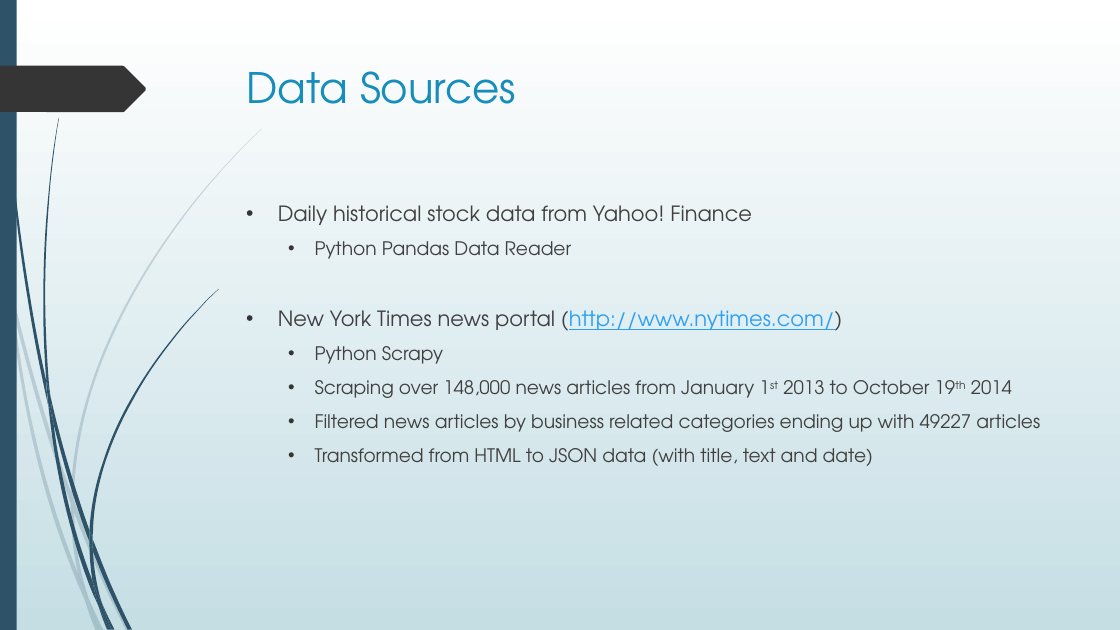
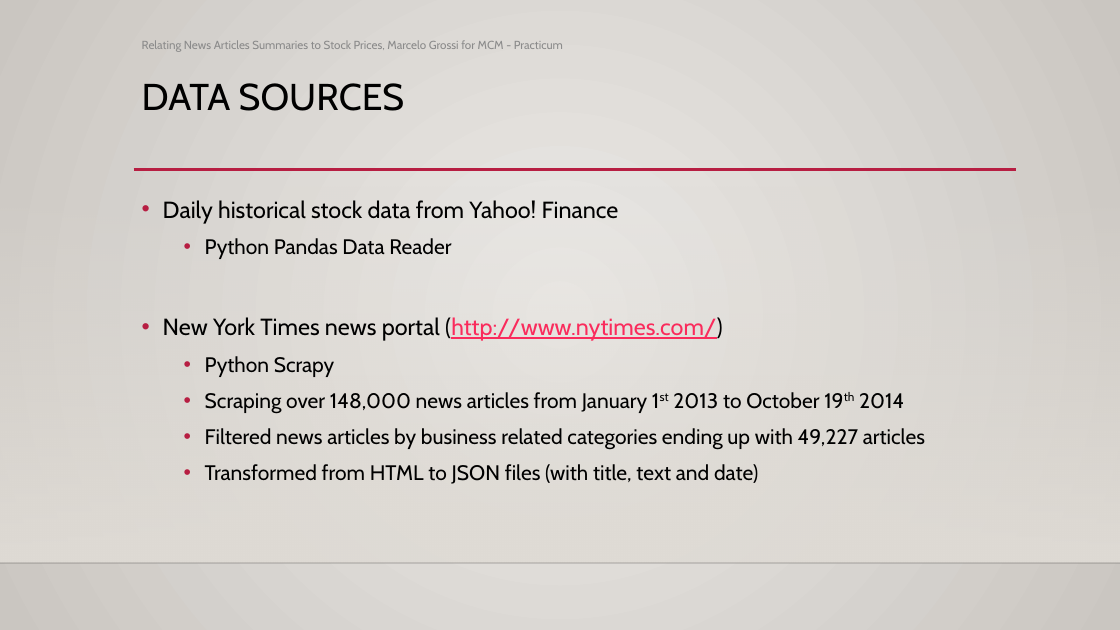
Before and after one commit to magrossi/news_n_stocks, a slide deck: slide 22 of presentation/presentation.pptx (slide 7 before the commit). Drawn at 1120x630 pixels with LibreOffice and Linux fonts; fonts in the diff are those of the drawing; background and template pictures are left out. Boxes give left, top, right and bottom in pixels: in the first picture for what was removed or moved away, otherwise in the second. Text is boxed around its words. In the diff, an @@ line names an element or a change of style, - is before the commit and + after.

```diff
--- a/presentation/presentation.pptx
+++ b/presentation/presentation.pptx
@@ background gradient #FFFFFF to #C5DEE5 to gradient #ECEAE7 to #CAC7C1 @@
@@ rectangle removed at [0,0,17,630] @@
@@ text added at [142,40,563,52], 10 pt, text #8C8C8C @@
+Relating News Articles Summaries to Stock Prices, Marcelo Grossi for MCM - Practicum
@@ freeform shape removed at [0,66,146,112] @@
@@ title at [142,83,405,111]: text changed; size 36 to 32 pt; font TeX Gyre Adventor to Cabin; text colour #178DBB to #000000 @@
-Data Sources
+DATA SOURCES
@@ line added from (134, 170) to (1017, 170), #B71E42 2.5 pt @@
@@ rectangle added at [0,186,1120,563], fill gradient #DFDBD5 @@
@@ text "Daily historical stock data from ...": place and size @@
-text "Daily historical stock data from ..." at [278,205,1040,466]
+text "Daily historical stock data from ..." at [163,200,925,484]
@@ text at [163,200,904,414]: size 18 to 20 pt in "Daily historical stock data from Yahoo! Finance", "New York Times news portal (http://www.nytimes.com/)"; font TeX Gyre Adventor to Cabin, text colour #404040 to #000000 in "Daily historical stock data from Yahoo! Finance", "Python Pandas Data Reader", "New York Times news portal (http://www.nytimes.com/)", "Python Scrapy" and 1 more places; size 16 to 18 pt in "Python Pandas Data Reader", "Python Scrapy", "Scraping over 148,000 news articles from January ..."; text colour #2DA0F1 to #FA2B5C in "(http://www.nytimes.com/)"; indent changed; line spacing 1 to 1.2; bullet colour #353535 to #B71E42; less space between paragraphs @@
@@ text at [205,428,925,484]: text changed; size 16 to 18 pt; font TeX Gyre Adventor to Cabin; text colour #404040 to #000000 @@
-  • Filtered news articles by business related categories ending up with 49227 articles
-  • Transformed from HTML to JSON data (with title, text and date)
+  • Filtered news articles by business related categories ending up with 49,227 articles
+  • Transformed from HTML to JSON files (with title, text and date)
@@ line added from (0, 563) to (1120, 563), #000001 1 pt @@
@@ group removed at [0,129,262,630]: 10 freeform shapes @@
@@ group removed at [3,0,218,630]: 12 freeform shapes @@
```
Also in this commit, not shown: 9 other slides changed, 17 slides added, 2 slides removed, 1 other file.
